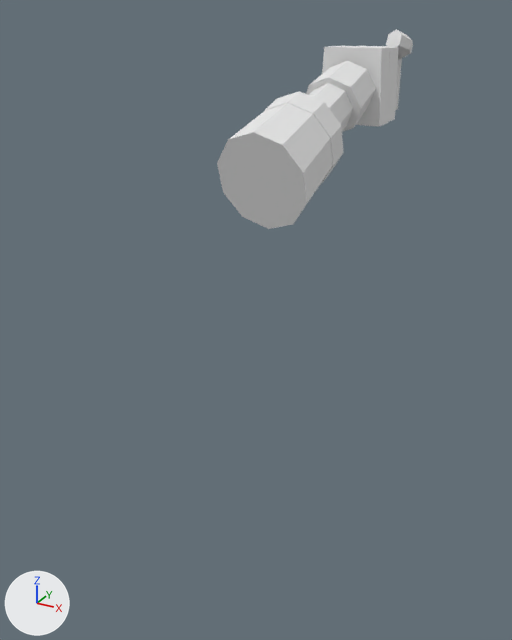
What one commit did to the glTF model assets/tools/HAND_QD_R.glb.
Rendered twice from a 50 mm camera at (0.356, -1.003, 0.092) aimed at (-0.023, -0.314, -0.253). The axes (+X, +Y, +Z) are drawn at lower left. The lights are the same throughout. The older version comes first. Where no turn or scale is listed for an object, it has been applied to the vertices. Vertices at exactly the same position are counted once.

The first picture shows 'Body_Glove', 'Body_GloveDark', 'Body_Plaid', 'Body_PlaidDark', 'Body_Skin'.
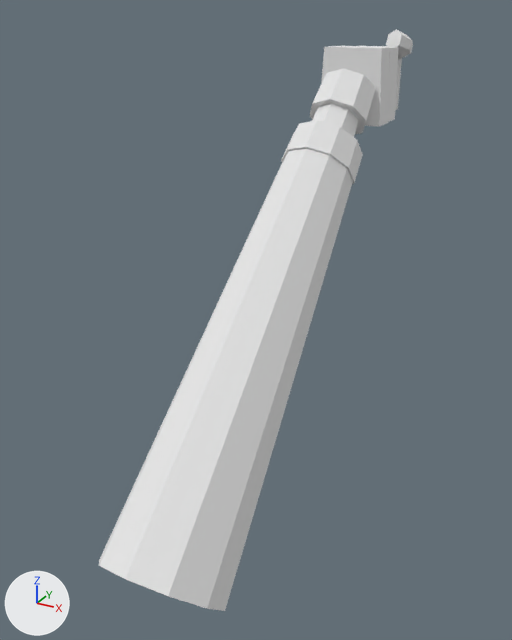
Patch to the scene script:
```diff
--- a/assets/tools/HAND_QD_R.glb.py
+++ b/assets/tools/HAND_QD_R.glb.py
@@ me_body_glovedark @@
-me_body_glovedark.from_pydata(...)  # 88 vertices, 160 faces; spans x -0.043..0.039, y -0.174..0.015, z -0.054..0.032
-me_body_glovedark.vertices[72].co = (0.0, -0.117, 0.032)  # pixel (347, 60)
-me_body_glovedark.vertices[73].co = (-0.025, -0.113, 0.023)  # pixel (329, 67)
-me_body_glovedark.vertices[75].co = (-0.025, -0.099, -0.023)
-me_body_glovedark.vertices[76].co = (0.0, -0.095, -0.032)
-me_body_glovedark.vertices[77].co = (0.025, -0.099, -0.023)
-me_body_glovedark.vertices[79].co = (0.025, -0.113, 0.023)  # pixel (367, 69)
-me_body_glovedark.vertices[80].co = (0.0, -0.174, 0.017)  # pixel (328, 77)
-me_body_glovedark.vertices[81].co = (-0.027, -0.171, 0.006)  # pixel (308, 85)
-me_body_glovedark.vertices[82].co = (-0.039, -0.163, -0.019)
-me_body_glovedark.vertices[83].co = (-0.027, -0.155, -0.043)
-me_body_glovedark.vertices[84].co = (0.0, -0.152, -0.054)
-me_body_glovedark.vertices[85].co = (0.027, -0.155, -0.043)  # pixel (353, 128)
-me_body_glovedark.vertices[86].co = (0.039, -0.163, -0.019)  # pixel (360, 108)
-me_body_glovedark.vertices[87].co = (0.027, -0.171, 0.006)  # pixel (350, 87)
+me_body_glovedark.from_pydata(...)  # 88 vertices, 160 faces; spans x -0.043..0.039, y -0.168..0.015, z -0.062..0.024
+# me_body_glovedark part 1
+me_body_glovedark.vertices[72].co = (0.0, -0.13, 0.024)  # pixel (343, 68)
+me_body_glovedark.vertices[73].co = (-0.025, -0.123, 0.017)  # pixel (326, 73)
+me_body_glovedark.vertices[75].co = (-0.025, -0.089, -0.017)
+me_body_glovedark.vertices[76].co = (0.0, -0.082, -0.024)
+me_body_glovedark.vertices[77].co = (0.025, -0.089, -0.017)
+me_body_glovedark.vertices[79].co = (0.025, -0.123, 0.017)  # pixel (364, 74)
+me_body_glovedark.vertices[80].co = (0.0, -0.168, -0.009)  # pixel (330, 99)
+me_body_glovedark.vertices[81].co = (-0.027, -0.16, -0.017)  # pixel (312, 103)
+me_body_glovedark.vertices[82].co = (-0.039, -0.141, -0.035)  # pixel (309, 116)
+me_body_glovedark.vertices[83].co = (-0.027, -0.123, -0.054)
+me_body_glovedark.vertices[84].co = (0.0, -0.115, -0.062)
+me_body_glovedark.vertices[85].co = (0.027, -0.123, -0.054)  # pixel (362, 133)
+me_body_glovedark.vertices[86].co = (0.039, -0.141, -0.035)  # pixel (366, 120)
+me_body_glovedark.vertices[87].co = (0.027, -0.16, -0.017)  # pixel (353, 106)
 me_body_glovedark.materials.append(mat_glovedark)
@@ me_body_skin @@
-me_body_skin.from_pydata(...)  # 82 vertices, 152 faces; spans x -0.036..0.038, y -0.278..0.043, z -0.085..0.053
-me_body_skin.vertices[66].co = (0.0, -0.172, 0.01)  # pixel (329, 83)
-me_body_skin.vertices[67].co = (-0.02, -0.17, 0.002)  # pixel (314, 89)
-me_body_skin.vertices[68].co = (-0.029, -0.163, -0.019)
-me_body_skin.vertices[69].co = (-0.02, -0.157, -0.039)
-me_body_skin.vertices[70].co = (0.0, -0.154, -0.047)
-me_body_skin.vertices[71].co = (0.02, -0.157, -0.039)  # pixel (347, 124)
-me_body_skin.vertices[72].co = (0.029, -0.163, -0.019)  # pixel (352, 108)
-me_body_skin.vertices[73].co = (0.02, -0.17, 0.002)  # pixel (345, 90)
-me_body_skin.vertices[74].co = (0.0, -0.278, -0.02)
-me_body_skin.vertices[75].co = (-0.023, -0.275, -0.03)
-me_body_skin.vertices[76].co = (-0.032, -0.268, -0.053)
-me_body_skin.vertices[77].co = (-0.023, -0.26, -0.075)
-me_body_skin.vertices[78].co = (0.0, -0.257, -0.085)
-me_body_skin.vertices[79].co = (0.023, -0.26, -0.075)
-me_body_skin.vertices[80].co = (0.032, -0.268, -0.053)
-me_body_skin.vertices[81].co = (0.023, -0.275, -0.03)
+me_body_skin.from_pydata(...)  # 82 vertices, 152 faces; spans x -0.036..0.038, y -0.207..0.043, z -0.101..0.053
+# me_body_skin part 2
+me_body_skin.vertices[66].co = (0.0, -0.163, -0.014)  # pixel (331, 102)
+me_body_skin.vertices[67].co = (-0.02, -0.156, -0.02)  # pixel (318, 106)
+me_body_skin.vertices[68].co = (-0.029, -0.141, -0.035)
+me_body_skin.vertices[69].co = (-0.02, -0.126, -0.05)
+me_body_skin.vertices[70].co = (0.0, -0.12, -0.057)
+me_body_skin.vertices[71].co = (0.02, -0.126, -0.05)  # pixel (356, 130)
+me_body_skin.vertices[72].co = (0.029, -0.141, -0.035)  # pixel (358, 120)
+me_body_skin.vertices[73].co = (0.02, -0.156, -0.02)  # pixel (348, 108)
+me_body_skin.vertices[74].co = (0.0, -0.207, -0.054)
+me_body_skin.vertices[75].co = (-0.022, -0.2, -0.061)
+me_body_skin.vertices[76].co = (-0.031, -0.184, -0.078)
+me_body_skin.vertices[77].co = (-0.022, -0.167, -0.094)
+me_body_skin.vertices[78].co = (0.0, -0.16, -0.101)
+me_body_skin.vertices[79].co = (0.022, -0.167, -0.094)
+me_body_skin.vertices[80].co = (0.031, -0.184, -0.078)
+me_body_skin.vertices[81].co = (0.022, -0.2, -0.061)
 me_body_skin.materials.append(mat_skin)
@@ ob_body_plaid @@
-ob_body_plaid = bpy.data.objects.new('Body_Plaid', me_body_plaid)
@@ ob_body_plaiddark @@
-ob_body_plaiddark = bpy.data.objects.new('Body_PlaidDark', me_body_plaiddark)
@@ ob_body_sleevedark @@
+ob_body_sleevedark = bpy.data.objects.new('Body_SleeveDark', me_body_sleevedark)  # 20 vertices, 36 faces; spans x -0.0452..0.0452, y -0.2333..-0.1357, z -0.1273..-0.0297
+ob_body_sleevedark.location = (0.0, 0.0, 0.0)
@@ ob_body_sleeve @@
+ob_body_sleeve = bpy.data.objects.new('Body_Sleeve', me_body_sleeve)  # 20 vertices, 36 faces; spans x -0.067..0.067, y -0.611..-0.144, z -0.505..-0.038
+ob_body_sleeve.location = (0.0, 0.0, 0.0)
```

Pixel boxes (x1, y1, x2, y2) of what changed, in the pictures (512 x 640 px; the box of a moved part takes in the faces that stretch with it):
'Body_Sleeve', added
    after: (99, 148, 353, 611)
'Body_Plaid', deleted
    before: (217, 103, 333, 229)
'Body_GloveDark', reshaped
    before: (306, 61, 376, 132)
    after: (310, 68, 376, 134)
'Body_SleeveDark', added
    after: (281, 120, 363, 185)
'Body_Skin', reshaped
    before: (309, 46, 412, 131)
    after: (312, 46, 412, 137)
'Body_PlaidDark', deleted
    before: (265, 91, 344, 185)
part 2 of me_body_skin, moved or reshaped
    before: (309, 83, 353, 131)
    after: (312, 103, 359, 137)
